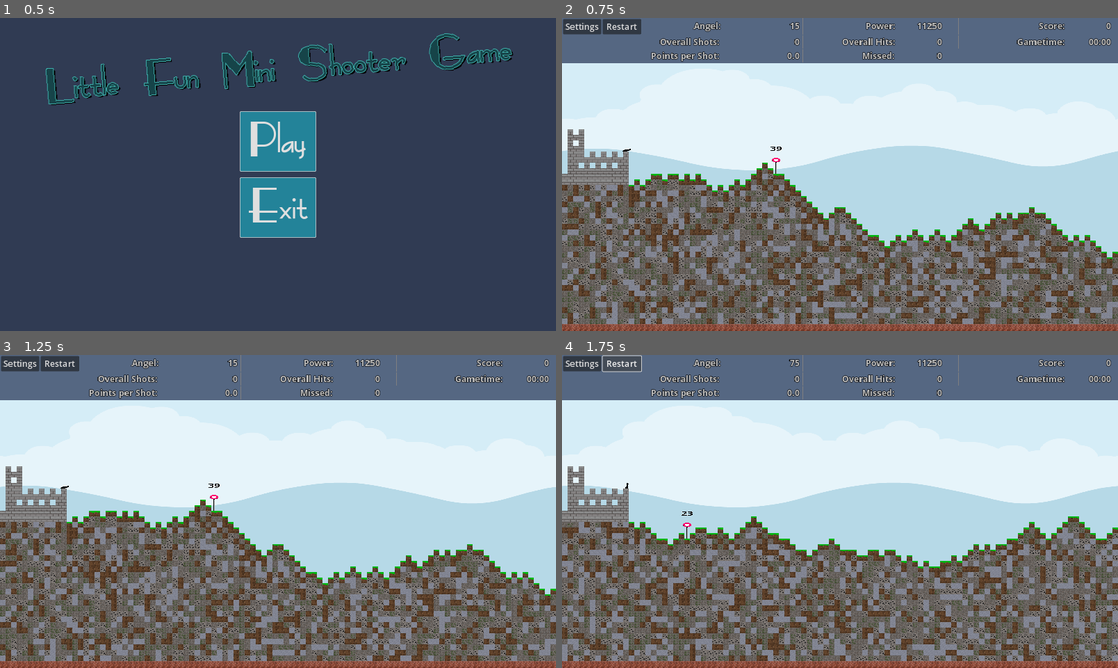
Above: before the commit, frames 1-4 (two rows, left to right).
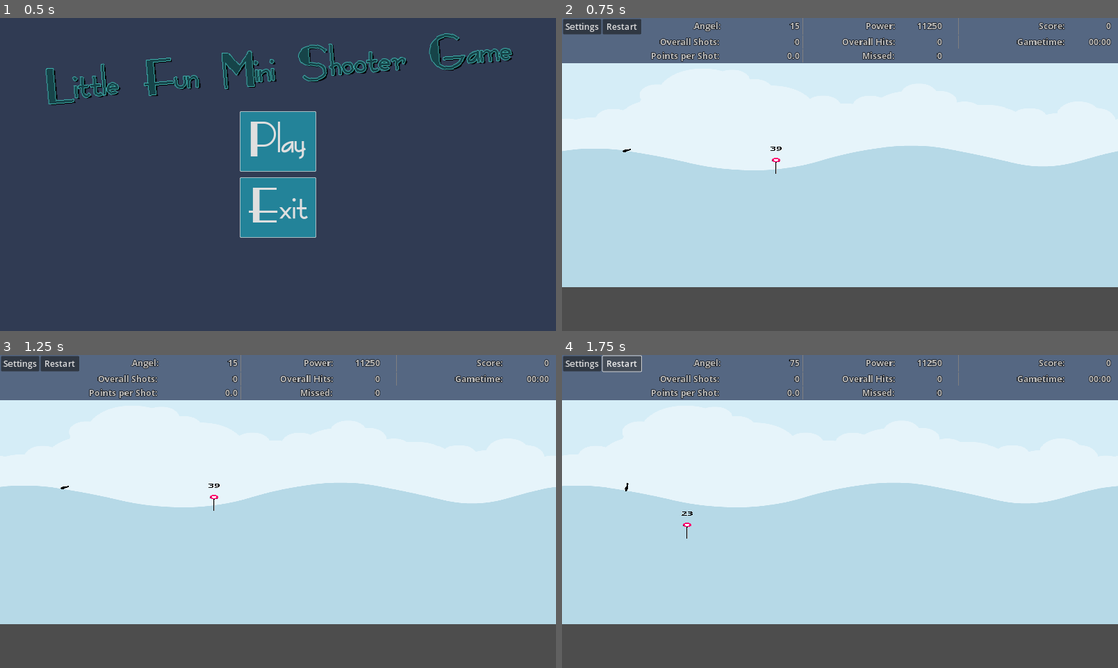
Above: after the commit, the same moments.

Repository: Coding-4Fun/Just4Fun_Mini_Shootergame
Game: Godot game, scene res://UI/MainMenuUI/MainMenuUI.tscn
The game is run twice, just before and just after one commit, with the same random seed, the same clock (stepped at 60 frames per second) and the same inputs.
Inputs:
- Up to frame 1 (0.5 s): no input
- Up to frame 2 (0.75 s): click "Play" at 0.5 s
- Up to frame 3 (1.25 s): no input
- Up to frame 4 (1.75 s): click "Restart" at 1.25 s

Frame 1 is identical in both runs. In frame 2, 39% of the frame differs, in the area x 0-100%, y 35-100%; in frame 3, 39%; in frame 4, 41%.

Commit message:
EOL

Diff:
--- a/MainGameScene/MainGame.tscn
+++ b/MainGameScene/MainGame.tscn
@@ -10,6 +10,8 @@
 [ext_resource type="Script" path="res://MainGameScene/Background/parallaxLayer.gd" id="9"]
 [ext_resource type="Texture2D" uid="uid://d23fg0a10hltc" path="res://MainGameScene/Background/uncolored_plain.png" id="10"]
 [ext_resource type="Script" path="res://MainGameScene/TerrainMapGenerator.gd" id="10_uxs7w"]
+[ext_resource type="TileSet" uid="uid://5rhtyqps0y" path="res://MainGameScene/TerrainFastNoise/fastnoise_tile_set_16x16.tres" id="11_3rpl6"]
+[ext_resource type="Script" path="res://MainGameScene/TerrainFastNoise/TerrainMapGeneratorFastNoise.gd" id="12_ca1rx"]
 
 [sub_resource type="Environment" id="Environment_47r24"]
 background_mode = 3
@@ -39,6 +41,7 @@
 [node name="InGameUI" parent="." instance=ExtResource("5_y7iba")]
 size_flags_horizontal = 3
 size_flags_vertical = 3
+metadata/_edit_lock_ = true
 
 [node name="Players" type="Node2D" parent="."]
 
@@ -56,9 +59,24 @@
 script = ExtResource("8")
 
 [node name="TerrainMap" type="TileMap" parent="." groups=["Ground"]]
+process_mode = 4
+visible = false
 tile_set = ExtResource("1")
 format = 2
-layer_0/tile_data = PackedInt32Array(1310721, 6, 0, 1310723, 6, 0, 1376257, 6, 0, 1376258, 6, 0, 1376259, 6, 0, 1441793, 6, 0, 1441795, 6, 0, 1507329, 6, 0, 1507330, 6, 0, 1507331, 6, 0, 1572865, 6, 0, 1572866, 6, 0, 1572867, 6, 0, 1572869, 6, 0, 1572871, 6, 0, 1572873, 6, 0, 1572875, 6, 0, 1638401, 6, 0, 1638402, 6, 0, 1638403, 6, 0, 1638404, 6, 0, 1638405, 6, 0, 1638406, 6, 0, 1638407, 6, 0, 1638408, 6, 0, 1638409, 6, 0, 1638410, 6, 0, 1638411, 6, 0, 1703937, 6, 0, 1703938, 6, 0, 1703940, 6, 0, 1703942, 6, 0, 1703944, 6, 0, 1703946, 6, 0, 1703947, 6, 0, 1769473, 6, 0, 1769474, 6, 0, 1769475, 6, 0, 1769476, 6, 0, 1769477, 6, 0, 1769478, 6, 0, 1769479, 6, 0, 1769480, 6, 0, 1769481, 6, 0, 1769482, 6, 0, 1769483, 6, 0, 1835008, 6, 0, 1835009, 6, 0, 1835010, 6, 0, 1835011, 6, 0, 1835012, 6, 0, 1835013, 6, 0, 1835014, 6, 0, 1835015, 6, 0, 1835016, 6, 0, 1835017, 6, 0, 1835018, 6, 0, 1835019, 6, 0)
+layer_0/tile_data = PackedInt32Array(1310721, 6, 0, 1376257, 6, 0, 1441793, 6, 0, 1507329, 6, 0, 1572865, 6, 0, 1638401, 6, 0, 1703937, 6, 0, 1769473, 6, 0, 1507330, 6, 0, 1572866, 6, 0, 1638402, 6, 0, 1703938, 6, 0, 1769474, 6, 0, 1310723, 6, 0, 1376259, 6, 0, 1441795, 6, 0, 1507331, 6, 0, 1572867, 6, 0, 1769475, 6, 0, 1638404, 6, 0, 1703940, 6, 0, 1769476, 6, 0, 1572869, 6, 0, 1769477, 6, 0, 1638406, 6, 0, 1703942, 6, 0, 1769478, 6, 0, 1572871, 6, 0, 1769479, 6, 0, 1638408, 6, 0, 1703944, 6, 0, 1769480, 6, 0, 1572873, 6, 0, 1769481, 6, 0, 1638410, 6, 0, 1703946, 6, 0, 1769482, 6, 0, 1572875, 6, 0, 1638411, 6, 0, 1703947, 6, 0, 1769483, 6, 0, 1835008, 6, 0, 1835009, 6, 0, 1376258, 6, 0, 1835010, 6, 0, 1638403, 6, 0, 1835011, 6, 0, 1835012, 6, 0, 1638405, 6, 0, 1835013, 6, 0, 1835014, 6, 0, 1638407, 6, 0, 1835015, 6, 0, 1835016, 6, 0, 1638409, 6, 0, 1835017, 6, 0, 1835018, 6, 0, 1835019, 6, 0)
 script = ExtResource("10_uxs7w")
 
+[node name="TileMapFastNoise" type="TileMap" parent="."]
+tile_set = ExtResource("11_3rpl6")
+format = 2
+layer_0/name = "Terrain"
+layer_1/name = "Castle"
+layer_1/enabled = true
+layer_1/modulate = Color(1, 1, 1, 1)
+layer_1/y_sort_enabled = false
+layer_1/y_sort_origin = 0
+layer_1/z_index = 0
+layer_1/tile_data = PackedInt32Array(1572865, 6, 0, 1638401, 6, 0, 1703937, 6, 0, 1769473, 6, 0, 1835009, 6, 0, 1638402, 6, 0, 1769474, 6, 0, 1835010, 6, 0, 1572867, 6, 0, 1638403, 6, 0, 1769475, 6, 0, 1835011, 6, 0, 1835013, 6, 0, 1835015, 6, 0, 1835017, 6, 0, 1835019, 6, 0, 1835008, 6, 0, 1310721, 6, 0, 1376257, 6, 0, 1441793, 6, 0, 1507329, 6, 0, 1376258, 6, 0, 1507330, 6, 0, 1572866, 6, 0, 1703938, 6, 0, 1310723, 6, 0, 1376259, 6, 0, 1441795, 6, 0, 1507331, 6, 0, 1638404, 6, 0, 1703940, 6, 0, 1769476, 6, 0, 1835012, 6, 0, 1572869, 6, 0, 1638405, 6, 0, 1769477, 6, 0, 1638406, 6, 0, 1703942, 6, 0, 1769478, 6, 0, 1835014, 6, 0, 1572871, 6, 0, 1638407, 6, 0, 1769479, 6, 0, 1638408, 6, 0, 1703944, 6, 0, 1769480, 6, 0, 1835016, 6, 0, 1572873, 6, 0, 1638409, 6, 0, 1769481, 6, 0, 1638410, 6, 0, 1703946, 6, 0, 1769482, 6, 0, 1835018, 6, 0, 1572875, 6, 0, 1638411, 6, 0, 1703947, 6, 0, 1769483, 6, 0)
+script = ExtResource("12_ca1rx")
+
 [connection signal="ready" from="." to="." method="_on_MainGame_ready"]
Not shown: 1 places in MainGameScene/MainGame.tscn that only renumber resources
